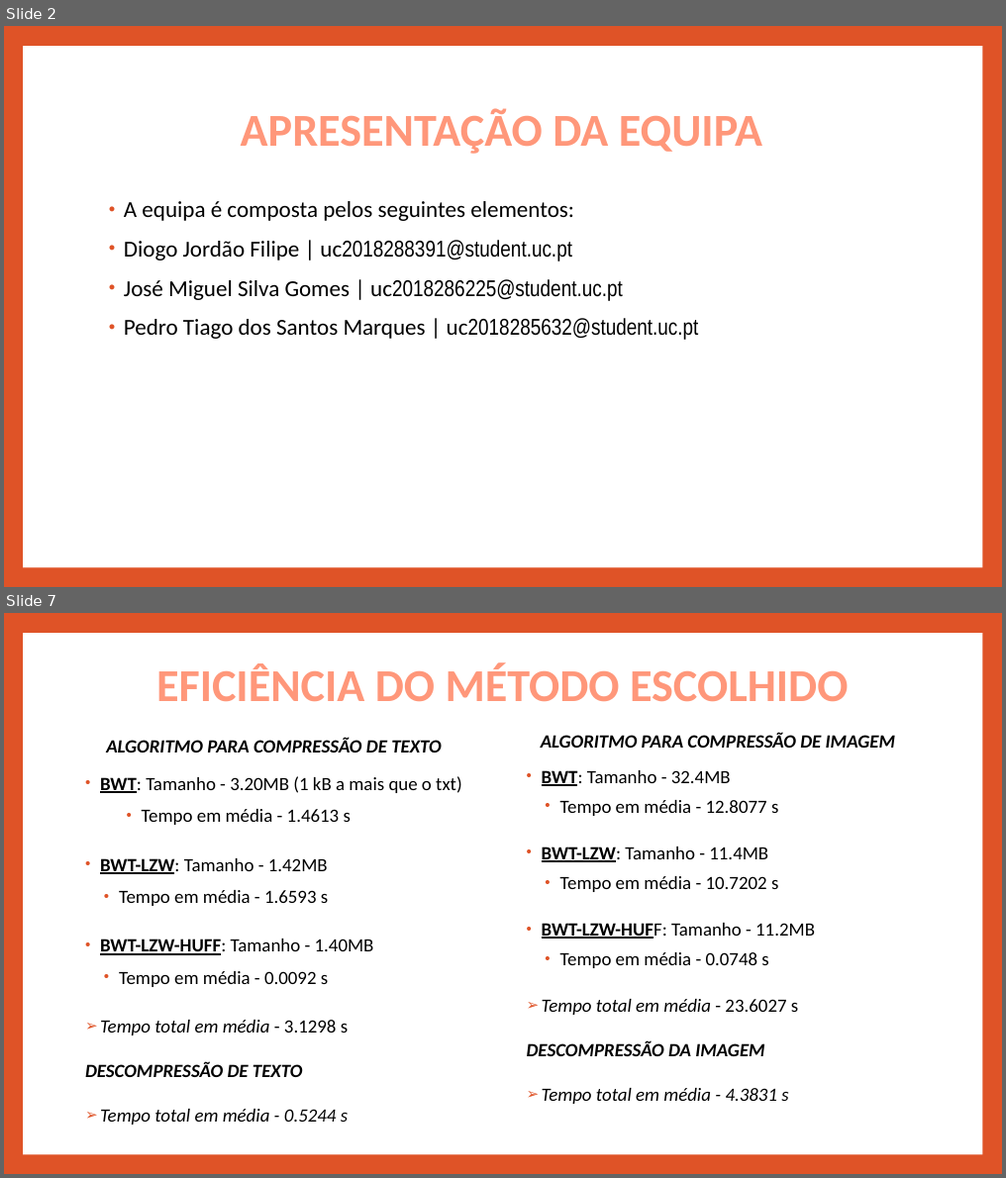
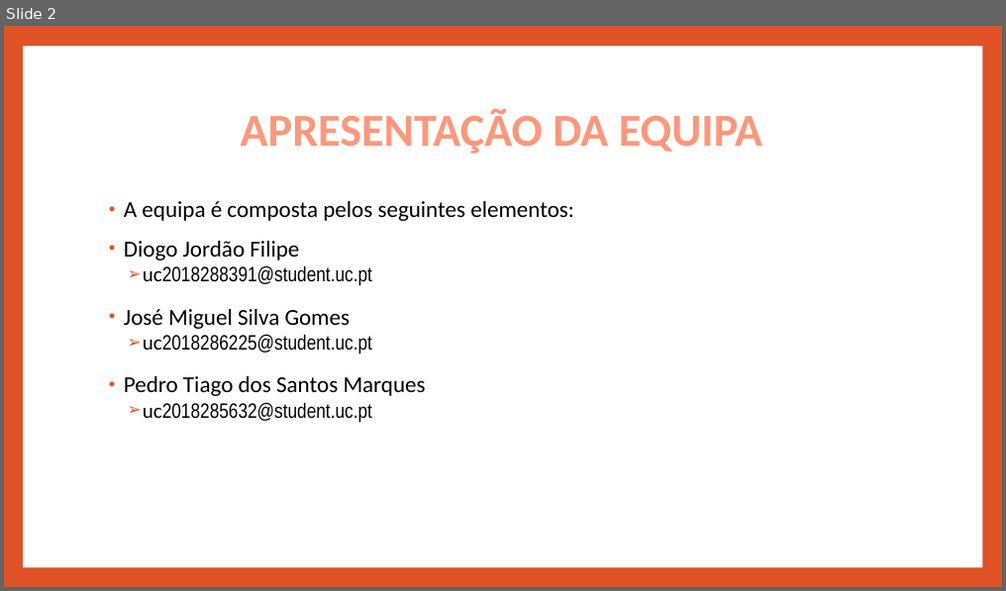
Before and after one commit to pedrotiag0/BD-Leiloes, a slide deck: Meta1/Apresentacao Meta 1 - BD.pptx. Shown one above the other, each under a label of ours: slides 2 and 7 before the commit, slide 2 after it; the slides between them are not shown. The pictures are 1006x1178 and 1006x591 pixels, drawn with LibreOffice and Linux fonts; fonts in the diff are those of the drawing. Boxes give left, top, right and bottom in pixels: in the first picture for what was removed or moved away, otherwise in the second. Text is boxed around its words. In the diff, an @@ line names an element or a change of style, - is before the commit and + after.

```diff
--- a/Meta1/Apresentacao Meta 1 - BD.pptx
+++ b/Meta1/Apresentacao Meta 1 - BD.pptx
@@ slide 7 removed at (4, 613, 1002, 1174), background #DF5327; not listed: 1 template element that a slide beside it also shows @@
@@ title removed at (156, 663, 847, 702) @@
-EFICIÊNCIA DO MÉTODO ESCOLHIDO
@@ text removed at (106, 737, 442, 753) @@
-ALGORITMO PARA COMPRESSÃO DE TEXTO
@@ text removed at (541, 732, 895, 748) @@
-ALGORITMO PARA COMPRESSÃO DE IMAGEM
@@ text removed at (85, 776, 462, 1125) @@
-• BWT: Tamanho - 3.20MB (1 kB a mais que o txt)
-    • Tempo em média - 1.4613 s
-• BWT-LZW: Tamanho - 1.42MB
-  • Tempo em média - 1.6593 s
-• BWT-LZW-HUFF: Tamanho - 1.40MB
-  • Tempo em média - 0.0092 s
-➢ Tempo total em média - 3.1298 s
-DESCOMPRESSÃO DE TEXTO
-➢ Tempo total em média - 0.5244 s
@@ text removed at (527, 770, 815, 1104) @@
-• BWT: Tamanho - 32.4MB
-  • Tempo em média - 12.8077 s
-• BWT-LZW: Tamanho - 11.4MB
-  • Tempo em média - 10.7202 s
-• BWT-LZW-HUFF: Tamanho - 11.2MB
-  • Tempo em média - 0.0748 s
-➢ Tempo total em média - 23.6027 s
-DESCOMPRESSÃO DA IMAGEM
-➢ Tempo total em média - 4.3831 s
@@ slide 2 changed as well @@
@@ text at (124, 241, 426, 423): text changed; size 22 to 20 pt; font Calibri to Arial Narrow @@
-• Diogo Jordão Filipe | uc2018288391@student.uc.pt
-• José Miguel Silva Gomes | uc2018286225@student.uc.pt
-• Pedro Tiago dos Santos Marques | uc2018285632@student.uc.pt
+• Diogo Jordão Filipe
+  ➢ uc2018288391@student.uc.pt
+• José Miguel Silva Gomes
+  ➢ uc2018286225@student.uc.pt
+• Pedro Tiago dos Santos Marques
+  ➢ uc2018285632@student.uc.pt
```
Also in this commit, not shown: 2 other slides changed, 7 slides added, 7 other slides removed.
